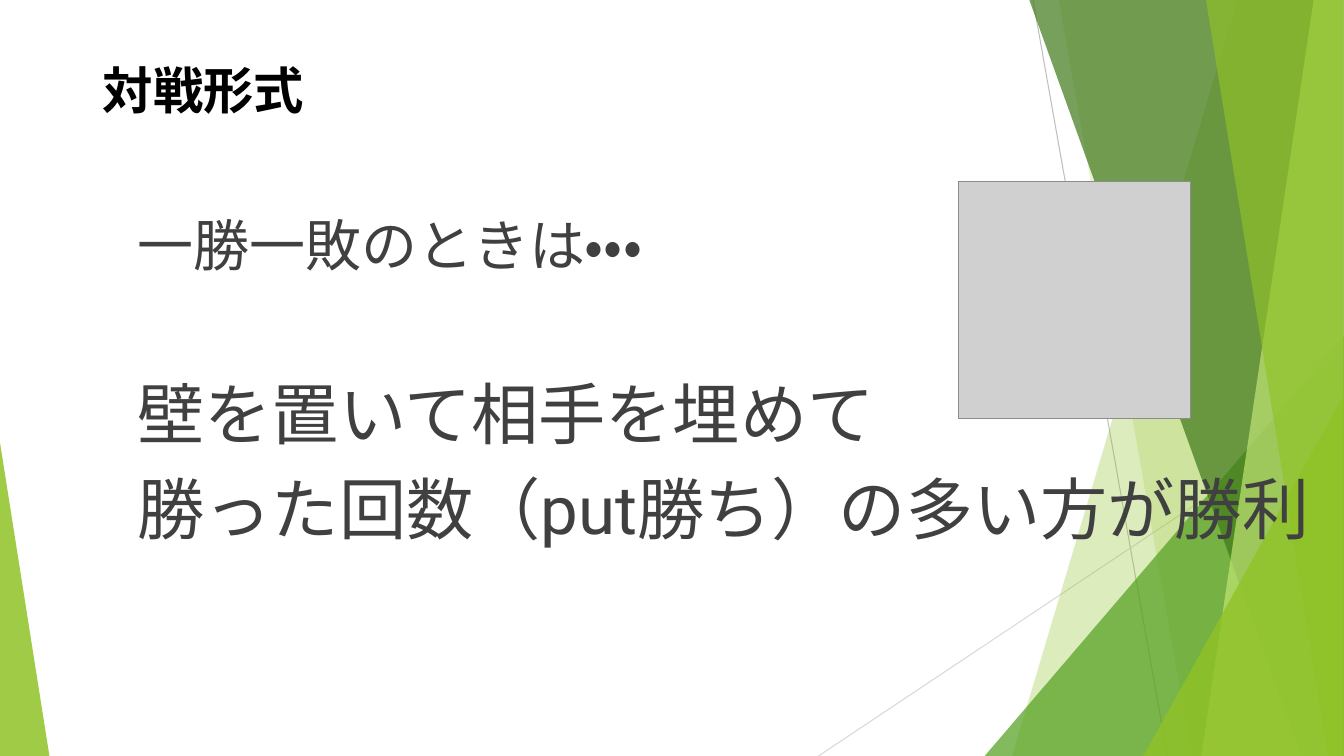
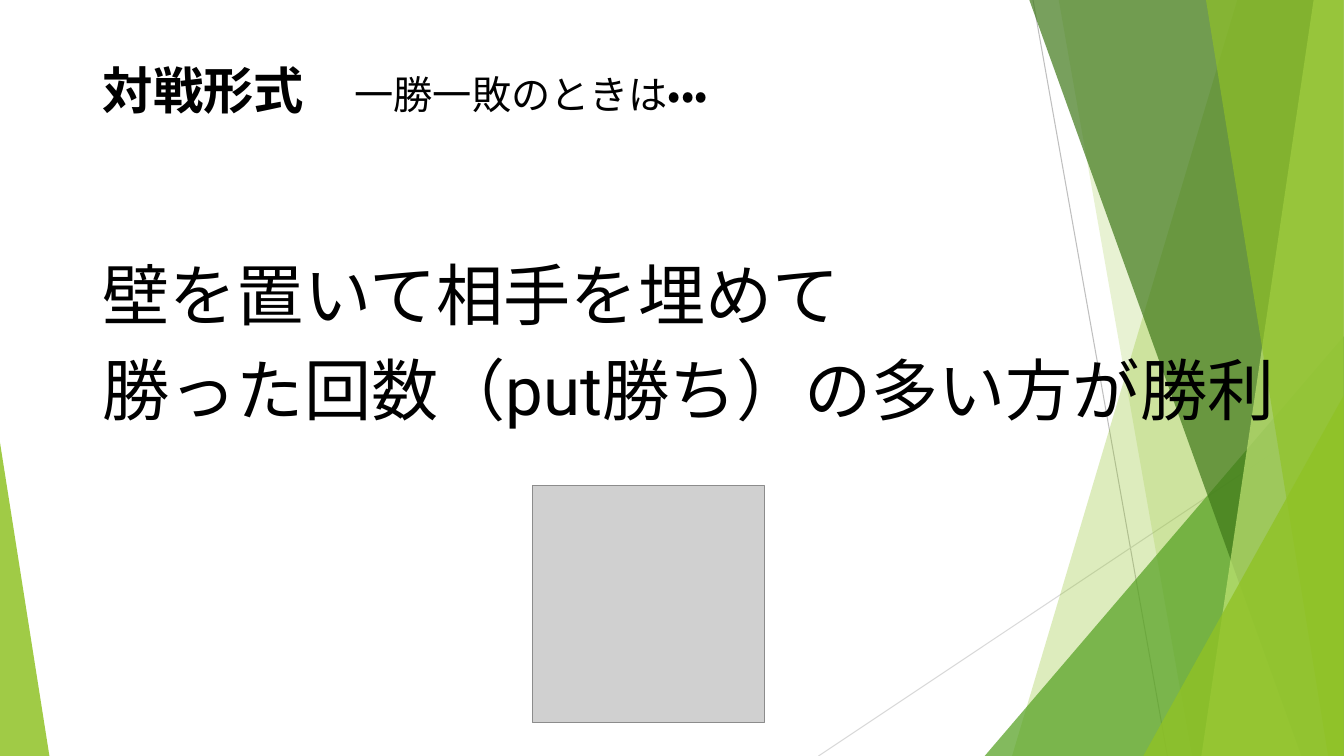
Before and after one commit to noko1024/ChaserDoc, a slide deck: slide 18 of New_U-16.pptx. Drawn at 1344x756 pixels with LibreOffice and Linux fonts; fonts in the diff are those of the drawing; grey boxes stand for pictures. Boxes give left, top, right and bottom in pixels: in the first picture for what was removed or moved away, otherwise in the second. Text is boxed around its words. In the diff, an @@ line names an element or a change of style, - is before the commit and + after.

```diff
--- a/New_U-16.pptx
+++ b/New_U-16.pptx
@@ title at bbox=[103, 66, 708, 114]: text changed; size 36 to 28 pt; bold off @@
-対戦形式
+対戦形式 一勝一敗のときは・・・
@@ text "壁を置いて相手を埋めて": place and size @@
-text "壁を置いて相手を埋めて" at bbox=[137, 219, 1309, 551]
+text "壁を置いて相手を埋めて" at bbox=[103, 263, 1275, 432]
@@ text "壁を置いて相手を埋めて" at bbox=[103, 263, 1275, 432]: text colour #404040 to #000000 @@
@@ text at bbox=[137, 219, 642, 271]: paragraph removed @@
-一勝一敗のときは・・・
@@ picture: place and size @@
-picture at bbox=[959, 181, 1191, 418]
+picture at bbox=[532, 486, 764, 723]
```
Also in this commit, not shown: 11 other slides changed.
